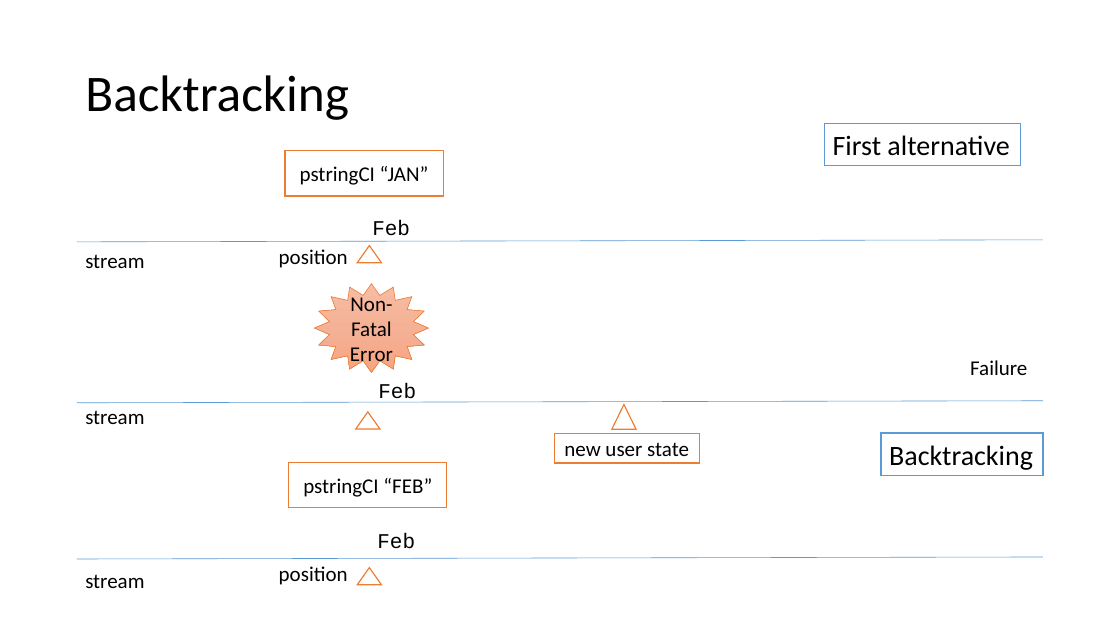
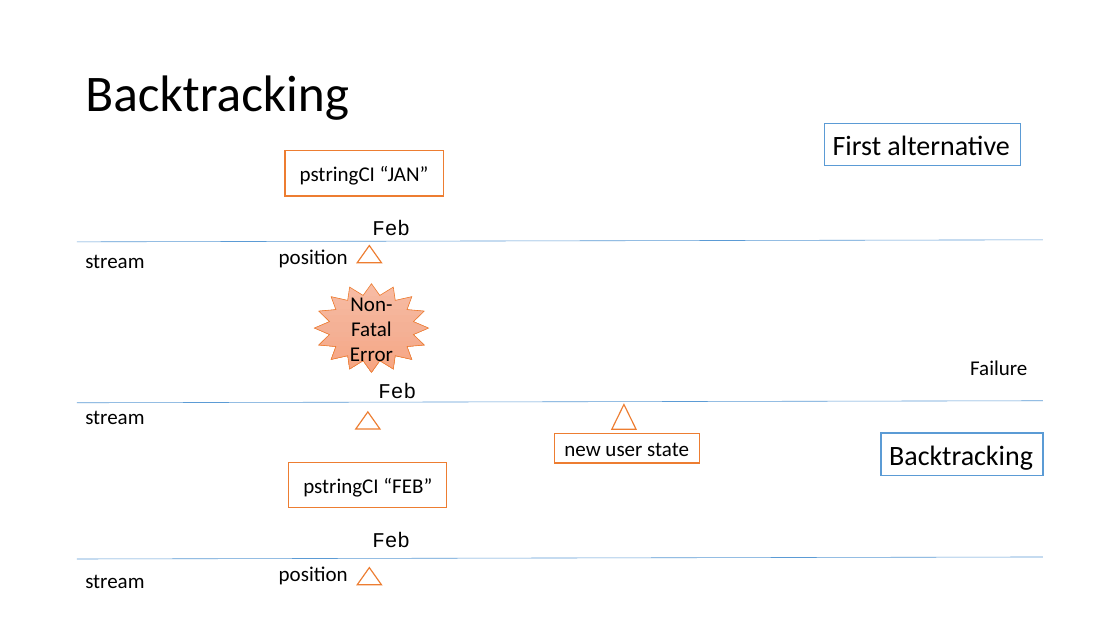
Before and after one commit to atiboros/PracticalFParsec, a slide deck: slide 13 of Slides/Practical FParsec V2.pptx. Drawn at 1120x630 pixels with LibreOffice and Linux fonts; fonts in the diff are those of the drawing. Boxes give left, top, right and bottom in pixels: in the first picture for what was removed or moved away, otherwise in the second. Text is boxed around its words. In the diff, an @@ line names an element or a change of style, - is before the commit and + after.

Commit message:
more backtracking

```diff
--- a/Slides/Practical FParsec V2.pptx
+++ b/Slides/Practical FParsec V2.pptx
@@ text "Feb": place and size @@
-text "Feb" at bbox=[377, 533, 415, 549]
+text "Feb" at bbox=[372, 532, 410, 548]
```
Also in this commit, not shown: 11 slides added, 1 other file.
